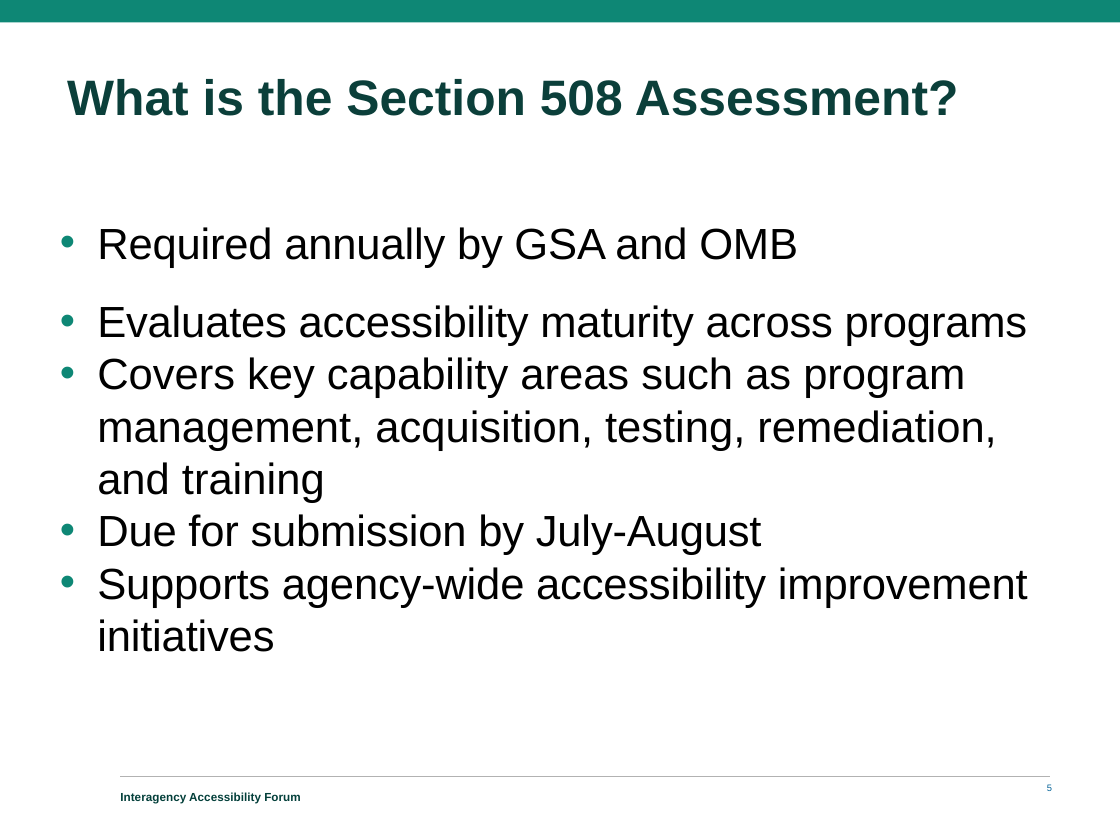
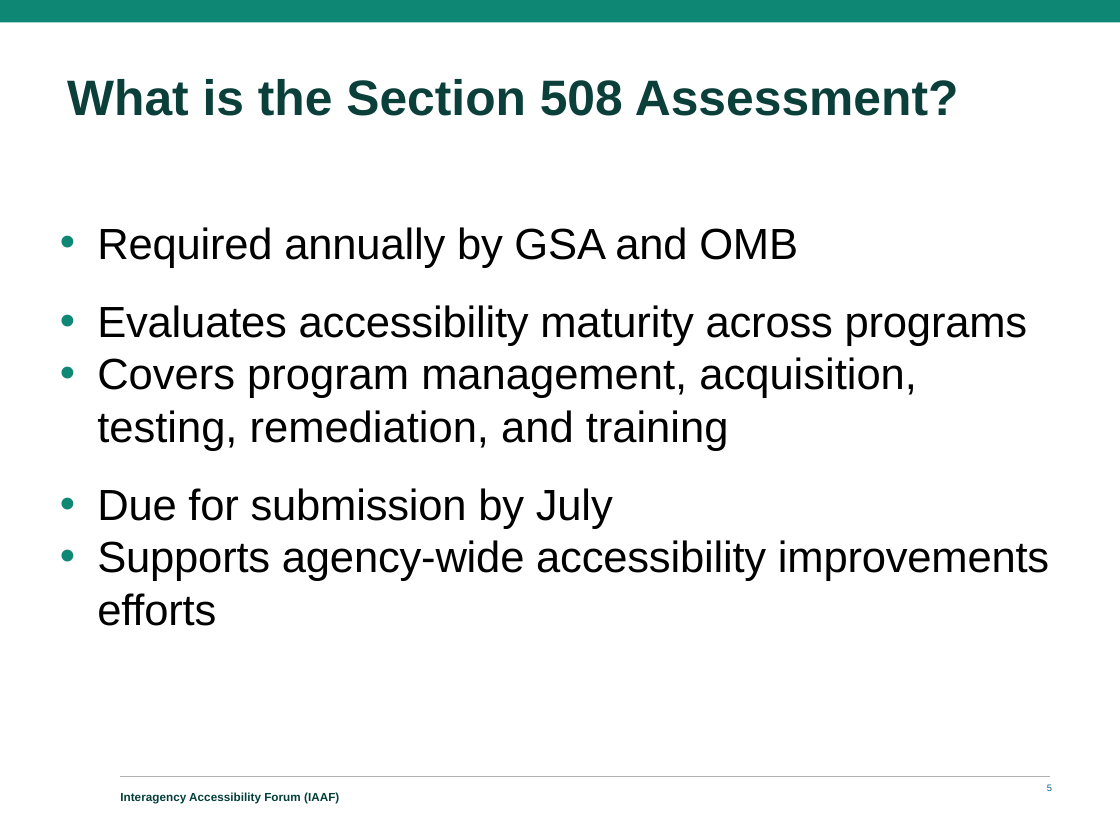
Before and after one commit to GSA/Section508.gov, a slide deck: slide 5 of assets/files/iaaf/2025/IAAF-2025-Enhancing-Your-Section-508-Assessment.pptx. Drawn at 1120x840 pixels with LibreOffice and Linux fonts; fonts in the diff are those of the drawing; background and template pictures are left out. Boxes give left, top, right and bottom in pixels: in the first picture for what was removed or moved away, otherwise in the second. Text is boxed around its words. In the diff, an @@ line names an element or a change of style, - is before the commit and + after.

Commit message:
Update IAAF files, PM List

```diff
--- a/assets/files/iaaf/2025/IAAF-2025-Enhancing-Your-Section-508-Assessment.pptx
+++ b/assets/files/iaaf/2025/IAAF-2025-Enhancing-Your-Section-508-Assessment.pptx
@@ text at bbox=[97, 357, 1049, 626]: text changed @@
-• Covers key capability areas such as program management, acquisition, testing, remediation, and training
-• Due for submission by July-August
-• Supports agency-wide accessibility improvement initiatives
+• Covers program management, acquisition, testing, remediation, and training
+• Due for submission by July
+• Supports agency-wide accessibility improvements efforts
@@ text at bbox=[120, 792, 339, 803]: text changed @@
-Interagency Accessibility Forum
+Interagency Accessibility Forum (IAAF)
```
Also in this commit, not shown: 22 other slides changed, 1 slide removed, 2 other files.
